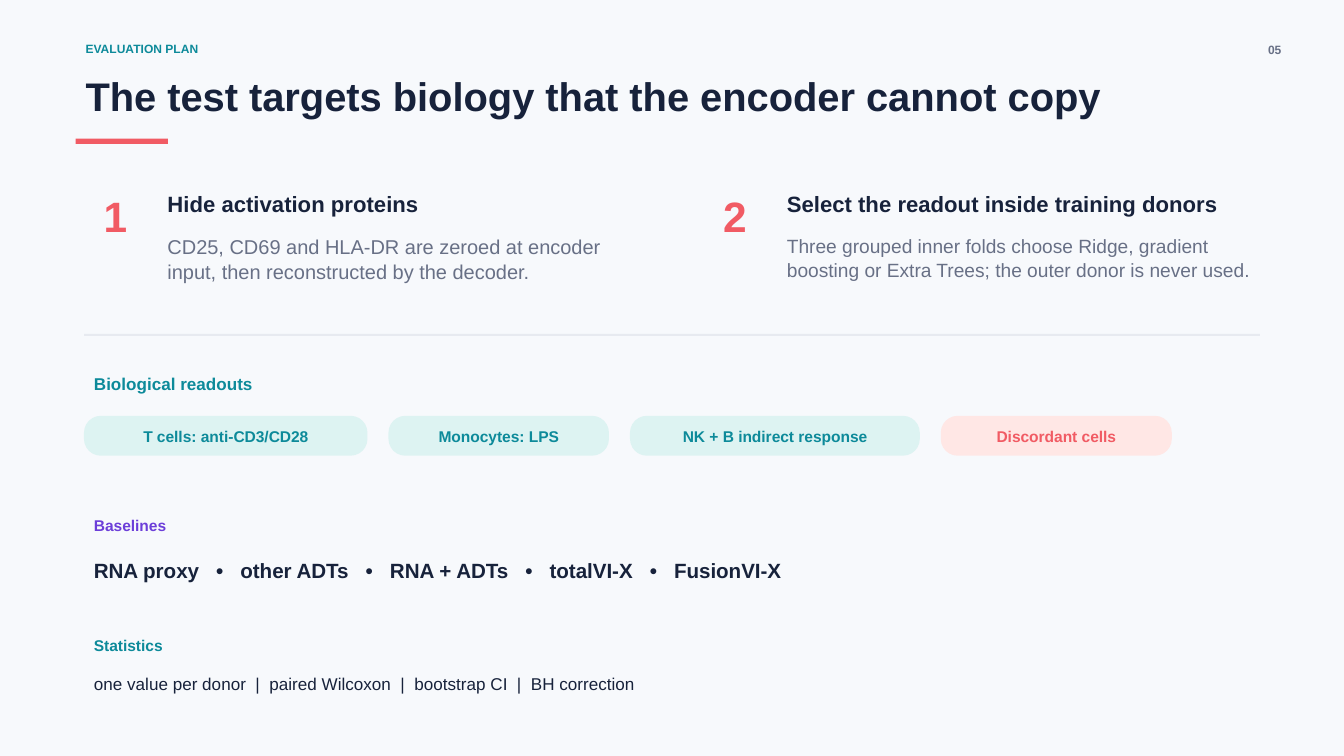
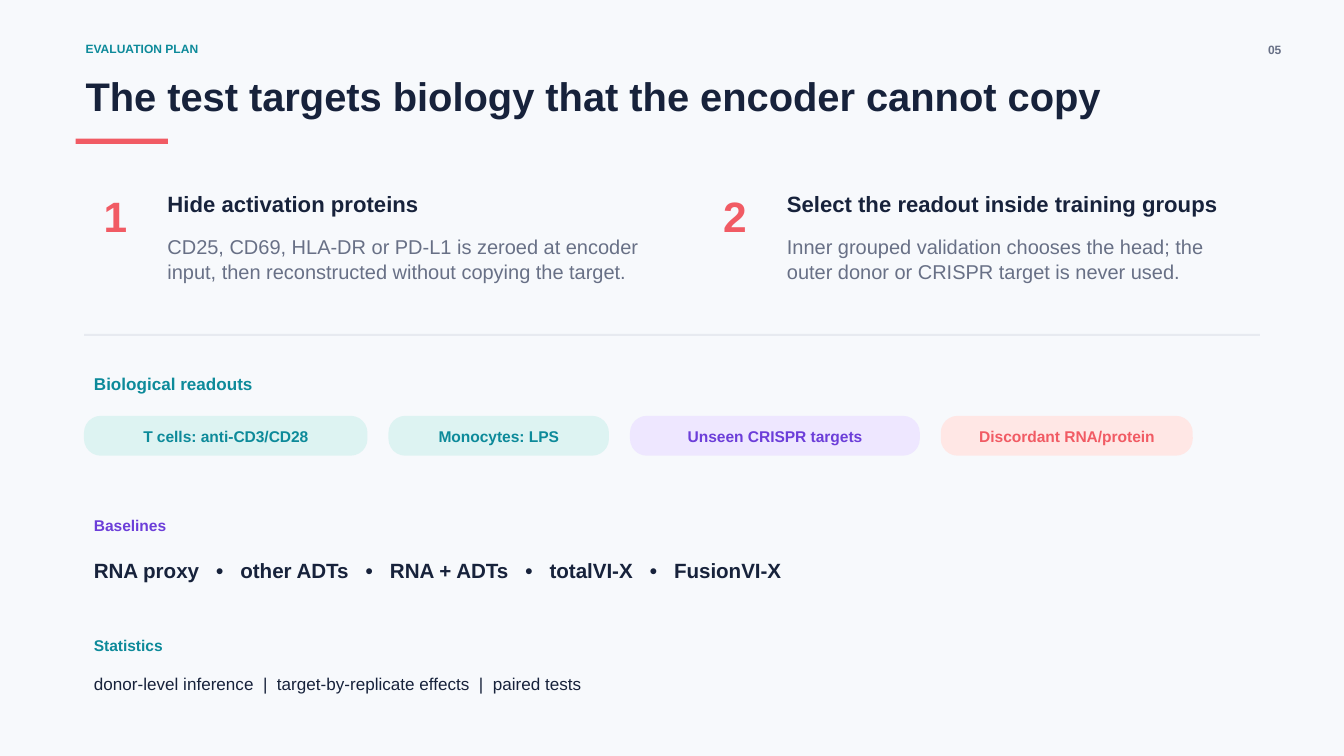
Before and after one commit to nazirad19/FusionVI, a slide deck: slide 5 of deliverables/FusionVI-X_Final_Project_Presentation.pptx. Drawn at 1344x756 pixels with LibreOffice and Linux fonts; fonts in the diff are those of the drawing. Boxes give left, top, right and bottom in pixels: in the first picture for what was removed or moved away, otherwise in the second. Text is boxed around its words. In the diff, an @@ line names an element or a change of style, - is before the commit and + after.

Commit message:
Add Papalexi target-held-out validation

```diff
--- a/deliverables/FusionVI-X_Final_Project_Presentation.pptx
+++ b/deliverables/FusionVI-X_Final_Project_Presentation.pptx
@@ text at [787,196,1217,217]: text changed @@
-Select the readout inside training donors
+Select the readout inside training groups
@@ text at [167,239,638,283]: text changed @@
-CD25, CD69 and HLA-DR are zeroed at encoder input, then reconstructed by the decoder.
+CD25, CD69, HLA-DR or PD-L1 is zeroed at encoder input, then reconstructed without copying the target.
@@ text at [787,239,1203,283]: text changed; size 13.7 to 14.2 pt @@
-Three grouped inner folds choose Ridge, gradient boosting or Extra Trees; the outer donor is never used.
+Inner grouped validation chooses the head; the outer donor or CRISPR target is never used.
@@ rounded rectangle at [630,415,921,456]: fill #DDF3F2 to #EEE7FF @@
@@ rounded rectangle: place and size @@
-rounded rectangle at [941,415,1172,456]
+rounded rectangle at [941,415,1193,456]
@@ text at [688,431,863,445]: text changed; text colour #0D8A9A to #6C3ED9 @@
-NK + B indirect response
+Unseen CRISPR targets
@@ text at [979,431,1154,445]: text changed @@
-Discordant cells
+Discordant RNA/protein
@@ text at [94,677,581,694]: text changed @@
-one value per donor | paired Wilcoxon | bootstrap CI | BH correction
+donor-level inference | target-by-replicate effects | paired tests
```
Also in this commit, not shown: 4 other slides changed, 2 slides added, 2 slides removed, 27 other files.
